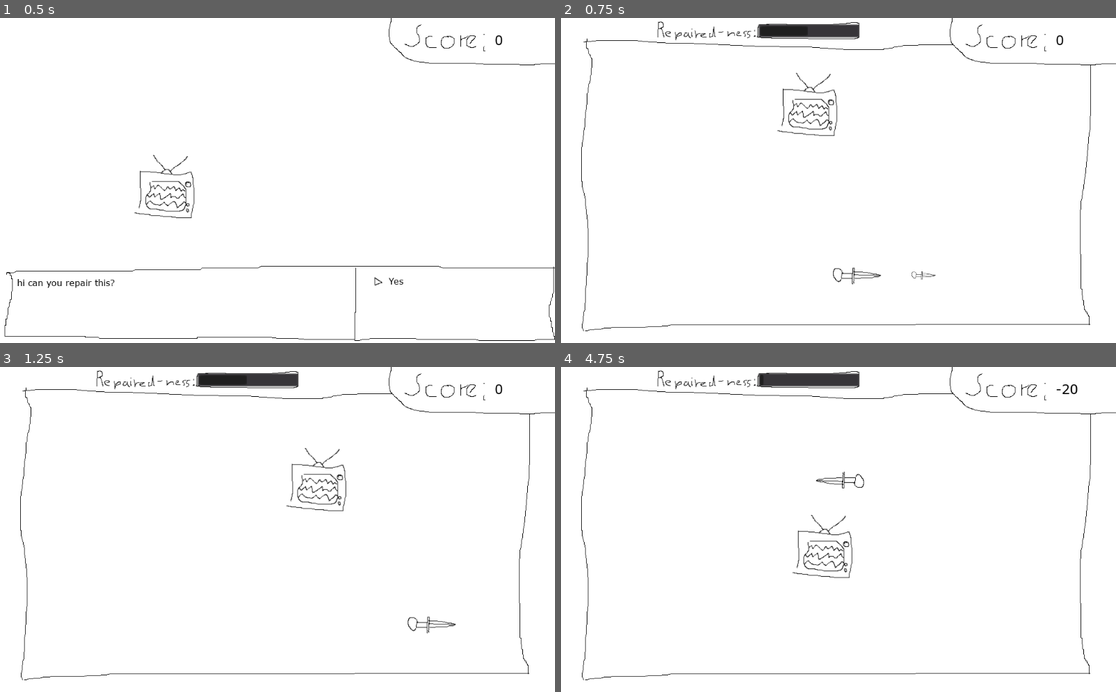
Above: before the commit, frames 1-4 (two rows, left to right).
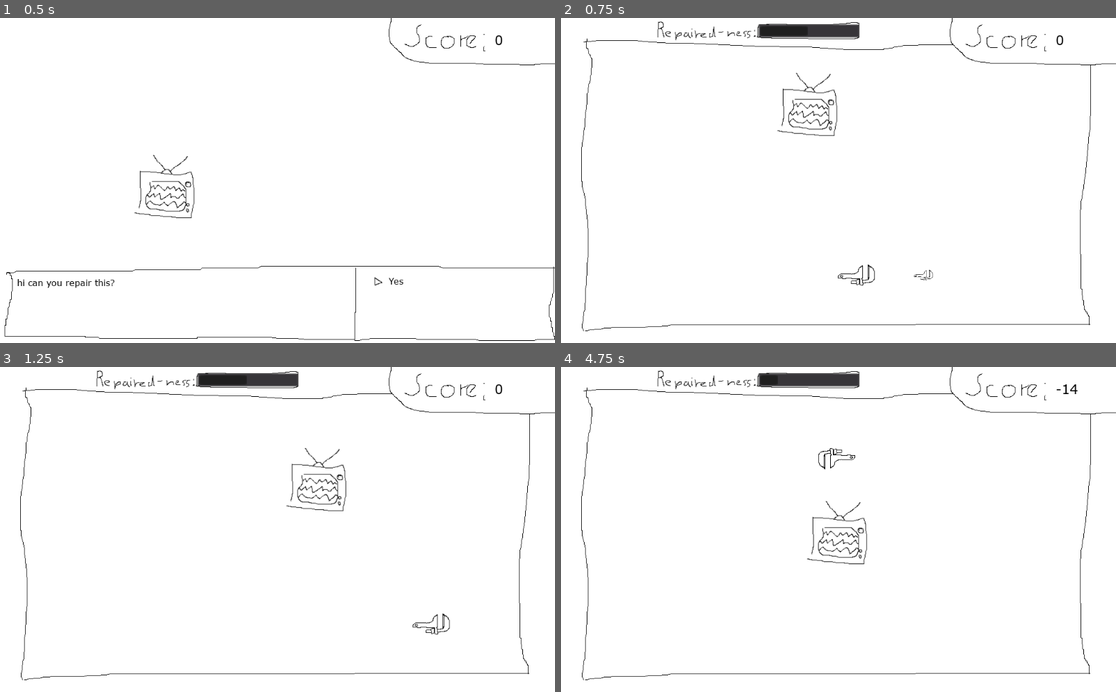
Above: after the commit, the same moments.

Repository: montinevra/repair_anything
Game: Godot game, scene res://scenes/Main.tscn
Same seed, same stepped clock (60 frames per second), same inputs: the game is played once before the commit and once after it.
Inputs:
- Up to frame 1 (0.5 s): no input
- Up to frame 2 (0.75 s): tap Enter (ui_accept) at 0.5 s; hold Right (move_right) from 0.53 s (still down); tap Space (shoot) at 0.6 s
- Up to frame 3 (1.25 s): keep holding Right (move_right); tap Enter (ui_accept) at 0.77 s
- Up to frame 4 (4.75 s): release Right (move_right) at 1.28 s; hold Down (move_down) 1.28-2.03 s; tap Space (shoot) every 0.75 s from 1.35 to 4.35 s; tap Enter (ui_accept) at 1.52, 3.02, 3.77, 4.52 s; hold Right (move_right) 2.03-2.78 s; hold Up (move_up) 2.78-3.53 s; hold Left (move_left) from 3.53 s (still down)

Frame 1 is identical in both runs. In frame 2, 0.3% of the frame differs, in the area x 48-68%, y 75-83%; in frame 3, 0.2%; in frame 4, 1.1%, in the area x 36-94%, y 2-65%.

Commit message:
replace player with wrench

Diff:
--- a/scenes/bullet.tscn
+++ b/scenes/bullet.tscn
@@ -1,26 +1,18 @@
 [gd_scene load_steps=4 format=2]
 
-[ext_resource path="res://graphics/knife.png" type="Texture" id=1]
+[ext_resource path="res://graphics/Wrench.png" type="Texture" id=1]
 [ext_resource path="res://scripts/Bullet.gd" type="Script" id=2]
 
 [sub_resource type="RectangleShape2D" id=1]
-extents = Vector2( 16.4974, 45.9044 )
+extents = Vector2( 18.1816, 34.021 )
 
 [node name="bullet" type="KinematicBody2D"]
-visible = false
-position = Vector2( 324.319, 373.012 )
 scale = Vector2( 0.5, 0.5 )
 collision_layer = 2
 script = ExtResource( 2 )
 
-[node name="knife" type="Sprite" parent="."]
-texture = ExtResource( 1 )
-__meta__ = {
-"_edit_lock_": true
-}
-
 [node name="CollisionShape2D" type="CollisionShape2D" parent="."]
 shape = SubResource( 1 )
-__meta__ = {
-"_edit_lock_": true
-}
+
+[node name="Wrench" type="Sprite" parent="."]
+texture = ExtResource( 1 )
--- a/scenes/player.tscn
+++ b/scenes/player.tscn
@@ -1,6 +1,6 @@
 [gd_scene load_steps=3 format=2]
 
-[ext_resource path="res://graphics/knife.png" type="Texture" id=1]
+[ext_resource path="res://graphics/Wrench.png" type="Texture" id=1]
 [ext_resource path="res://scripts/Player.gd" type="Script" id=2]
 
 [node name="Player" type="KinematicBody2D"]
@@ -9,12 +9,12 @@
 "_edit_lock_": true
 }
 
-[node name="Knife" type="Sprite" parent="."]
+[node name="Sprite" type="Sprite" parent="."]
 texture = ExtResource( 1 )
 __meta__ = {
 "_edit_lock_": true
 }
 
-[node name="CollisionShape2D" type="CollisionPolygon2D" parent="."]
+[node name="CollisionShape2D2" type="CollisionPolygon2D" parent="."]
 position = Vector2( 1.35556, 0.225952 )
-polygon = PoolVector2Array( -0.601929, -45.284, 14.4187, 5.31186, 8.72778, 36.1894, -3.24377, 42.3212, -13.7554, 37.0654, -15.2153, 5.23859 )
+polygon = PoolVector2Array( 5.78455, -33.8862, 11.3652, -28.7349, 13.5296, -14.0521, 17.5726, -12.6252, 15.1944, 9.49268, 7.10828, 10.2061, 5.44348, 33.0376, -1.69135, 33.7511, -4.30344, 27.7151, -4.30344, 1.31454, -15.0096, -4.06339, -19.972, -11.993, -20.6159, -22.5103, -11.8157, -33.6715 )
